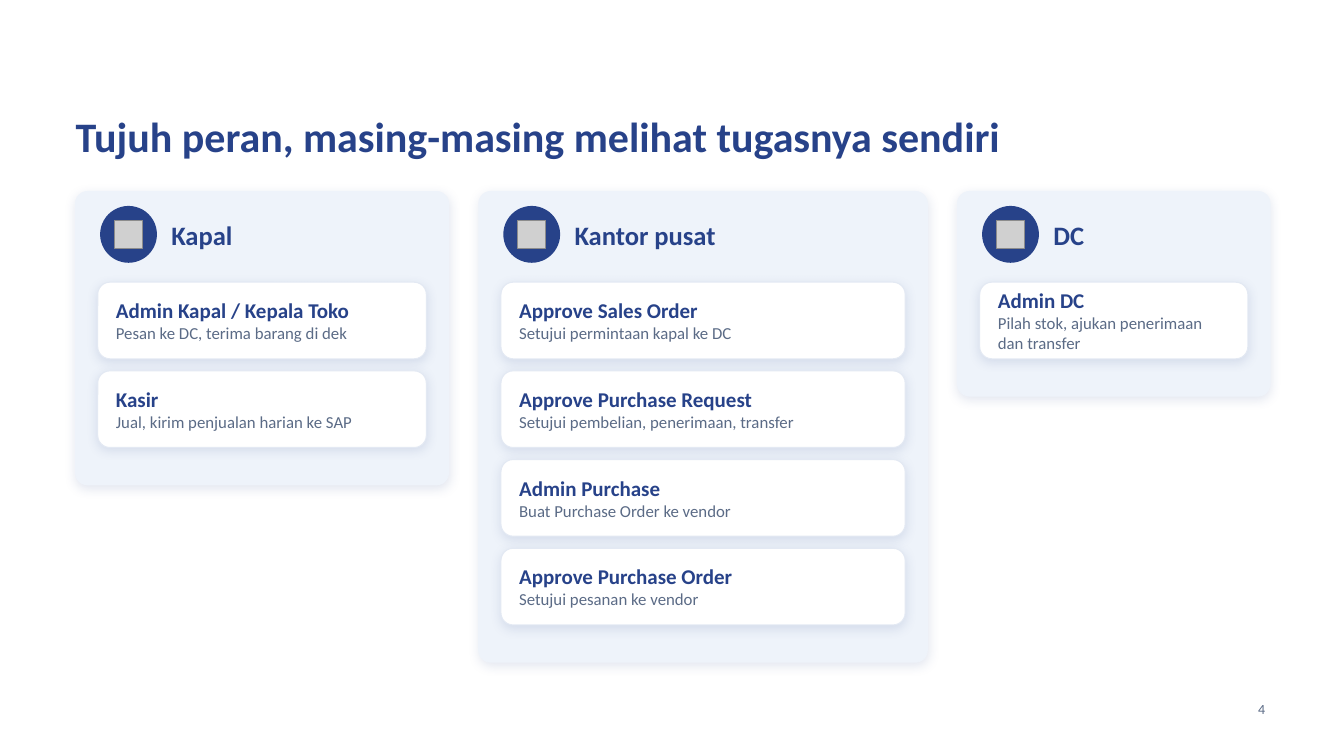
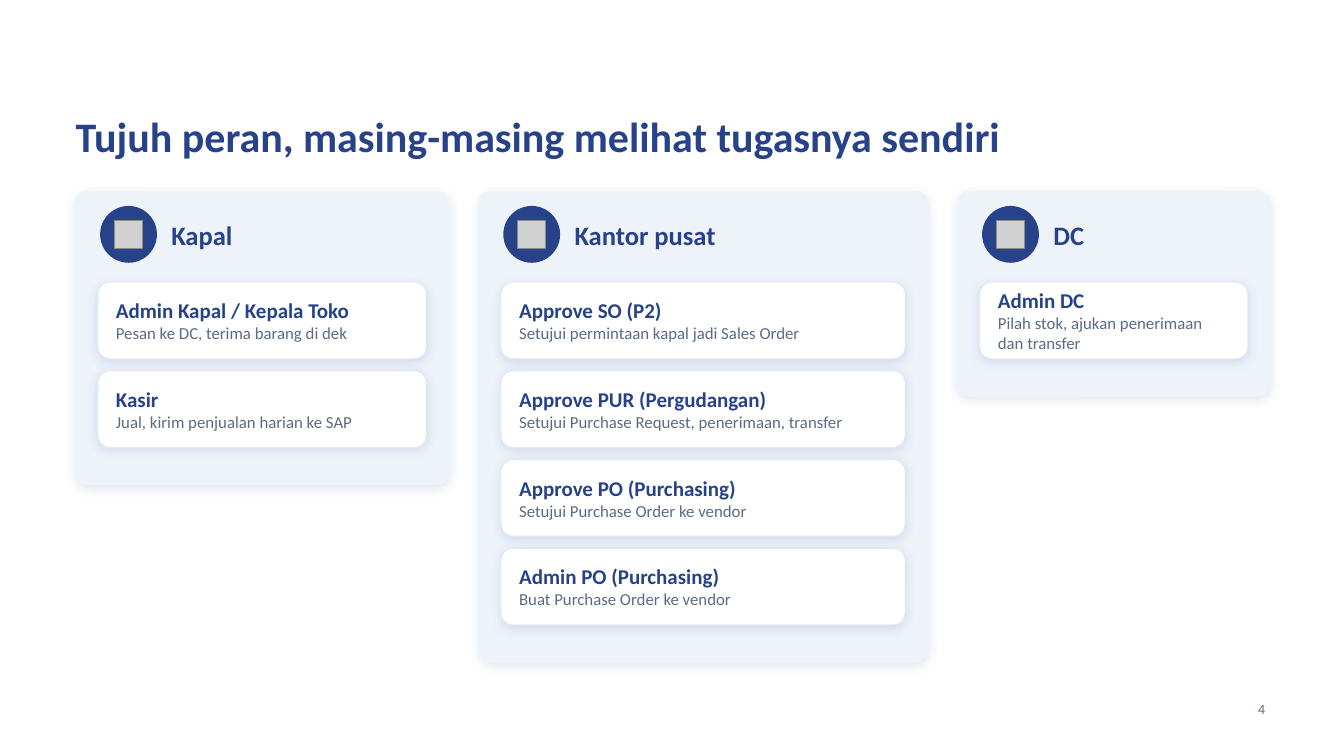
Before and after one commit to alfiandarmawan35/claude, a slide deck: slide 4 of docs/PID_POS_Paparan_Direksi_Template.pptx. Drawn at 1344x756 pixels with LibreOffice and Linux fonts; fonts in the diff are those of the drawing; grey boxes stand for pictures; background and template pictures are left out. Boxes give left, top, right and bottom in pixels: in the first picture for what was removed or moved away, otherwise in the second. Text is boxed around its words. In the diff, an @@ line names an element or a change of style, - is before the commit and + after.

```diff
--- a/docs/PID_POS_Paparan_Direksi_Template.pptx
+++ b/docs/PID_POS_Paparan_Direksi_Template.pptx
@@ text at (519,302,800,342): text changed @@
-Approve Sales Order
-Setujui permintaan kapal ke DC
+Approve SO (P2)
+Setujui permintaan kapal jadi Sales Order
@@ text at (519,391,842,431): text changed @@
-Approve Purchase Request
-Setujui pembelian, penerimaan, transfer
+Approve PUR (Pergudangan)
+Setujui Purchase Request, penerimaan, transfer
@@ text at (519,480,746,520): text changed @@
-Admin Purchase
-Buat Purchase Order ke vendor
+Approve PO (Purchasing)
+Setujui Purchase Order ke vendor
@@ text at (519,568,731,605): text changed @@
-Approve Purchase Order
-Setujui pesanan ke vendor
+Admin PO (Purchasing)
+Buat Purchase Order ke vendor
```
Also in this commit, not shown: 1 other slide changed, 1 other file.
